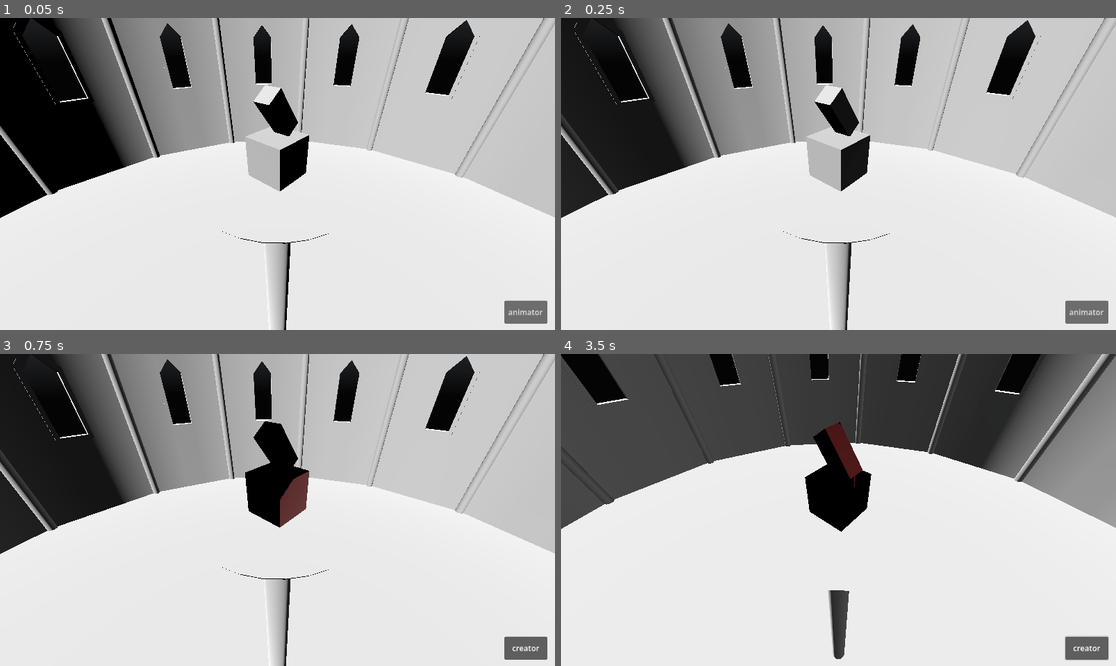
Above: before the commit, frames 1-4 (two rows, left to right).
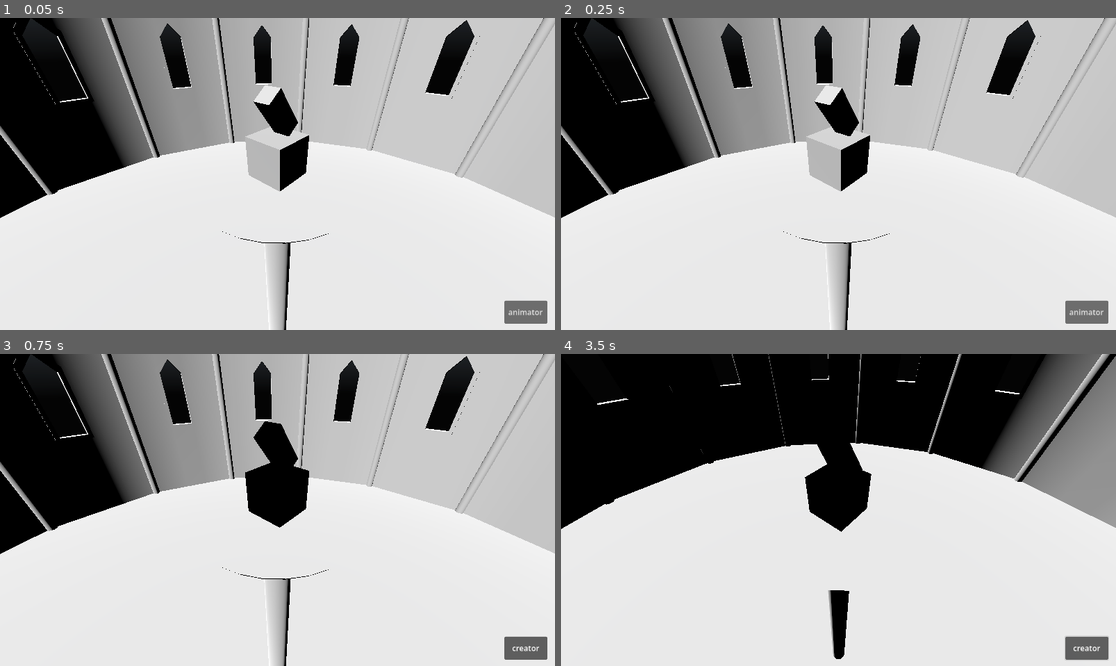
Above: after the commit, the same moments.

Repository: bigCodeArthur/Builder_rogue_like
Game: Godot game, scene res://BuilderTest.tscn
The game is run twice, just before and just after one commit, with the same random seed, the same clock (stepped at 60 frames per second) and the same inputs. A sky picture missing from this copy of the repository is replaced by a grey-blue gradient.
Inputs (mouse positions are in pixels of both pictures, inside the frame that each line leads up to):
- Up to frame 1 (0.05 s): no input
- Up to frame 2 (0.25 s): no input
- Up to frame 3 (0.75 s): click "animator" at 0.5 s
- Up to frame 4 (3.5 s): click "creator" at 1.25 s; tap Enter (ui_accept) at 2, 2.27, 3.02 s; move the mouse to (960, 494) at 2.02 s; hold Right (ui_right) 2.03-2.78 s; hold Middle mouse button (cam_move) 2.03-2.78 s; move the mouse to (810, 510) at 2.77 s; hold Up (ui_up) from 2.78 s (still down); tap Shift (shift) at 2.85 s

Frame 1 is identical in both runs. In frame 2, 3.0% of the frame differs, in the area x 0-85%, y 0-100%; in frame 3, 3.6%; in frame 4, 28%, in the area x 0-100%, y 0-98%.

Commit message:
fix: lighting bug when switching from build screen to animator

Diff:
--- a/BuilderTest.tscn
+++ b/BuilderTest.tscn
@@ -5,10 +5,10 @@
 [ext_resource type="PackedScene" uid="uid://cmbxadjn6kp3" path="res://gltfs/Untitled2.gltf" id="2_ml37p"]
 [ext_resource type="Script" uid="uid://cnubn2qlk5sw" path="res://camera_3d.gd" id="2_t1fpa"]
 [ext_resource type="PackedScene" uid="uid://bkrltcif54ujh" path="res://gltfs/Untitled.gltf" id="3_j1vrw"]
+[ext_resource type="PackedScene" uid="uid://ckufxi4lvaifi" path="res://gltfs/editor_space.tscn" id="4_1edov"]
 [ext_resource type="Script" uid="uid://olorsgowbwgq" path="res://Target.gd" id="6_e6v0q"]
 [ext_resource type="Texture2D" uid="uid://bfx12selscvgq" path="res://textures/citrus_orchard_puresky_2k.exr" id="6_vfkme"]
 [ext_resource type="Script" uid="uid://bq5hx04k73p15" path="res://mode_switch.gd" id="8_t1fpa"]
-[ext_resource type="PackedScene" uid="uid://cwxxg2kuk7jai" path="res://gltfs/editor_space.glb" id="9_1edov"]
 
 [sub_resource type="PanoramaSkyMaterial" id="PanoramaSkyMaterial_e6v0q"]
 panorama = ExtResource("6_vfkme")
@@ -60,15 +60,7 @@
 [node name="CollisionShape3D" type="CollisionShape3D" parent="Environment/StaticBody3D" unique_id=1903640723]
 shape = SubResource("WorldBoundaryShape3D_e6v0q")
 
-[node name="editor_space" parent="Environment" unique_id=283607448 instance=ExtResource("9_1edov")]
-transform = Transform3D(1, 0, 0, 0, 1, 0, 0, 0, 1, 0, -132.27338, 0)
-
-[node name="ReflectionProbe" type="ReflectionProbe" parent="Environment/editor_space" unique_id=129304040]
-transform = Transform3D(1, -2.980232e-08, 2.9802322e-08, 2.9802322e-08, 1, -5.9604645e-08, -2.9802322e-08, 5.9604645e-08, 1, -8.3140174e-07, 30.17035, 3.5701523e-06)
-size = Vector3(150, 128.20557, 150)
-origin_offset = Vector3(0, -27.69, 0)
-interior = true
-enable_shadows = true
+[node name="editor_space" parent="Environment" unique_id=283607448 instance=ExtResource("4_1edov")]
 
 [node name="Target" type="Node3D" parent="." unique_id=1691935409]
 transform = Transform3D(1, 0, 0, 0, 1, 0, 0, 0, 1, 0, 100, 0)
--- /dev/null
+++ b/gltfs/editor_space.tscn
@@ -0,0 +1,17 @@
+[gd_scene format=3 uid="uid://ckufxi4lvaifi"]
+
+[ext_resource type="PackedScene" uid="uid://cwxxg2kuk7jai" path="res://gltfs/editor_space.glb" id="1_nhd6v"]
+
+[node name="editor_space" unique_id=283607448 instance=ExtResource("1_nhd6v")]
+
+[node name="floor" parent="." index="0" unique_id=331198440]
+layers = 2
+
+[node name="walls" parent="." index="1" unique_id=119732465]
+layers = 2
+
+[node name="ReflectionProbe" type="ReflectionProbe" parent="walls" index="0" unique_id=280995144]
+transform = Transform3D(1, -2.980232e-08, 2.9802322e-08, 2.9802322e-08, 1, -5.9604645e-08, -2.9802322e-08, 5.9604645e-08, 1, 0, 30.17, 0)
+size = Vector3(150, 128.20557, 150)
+origin_offset = Vector3(0, -26.69, 0)
+cull_mask = 1048574
